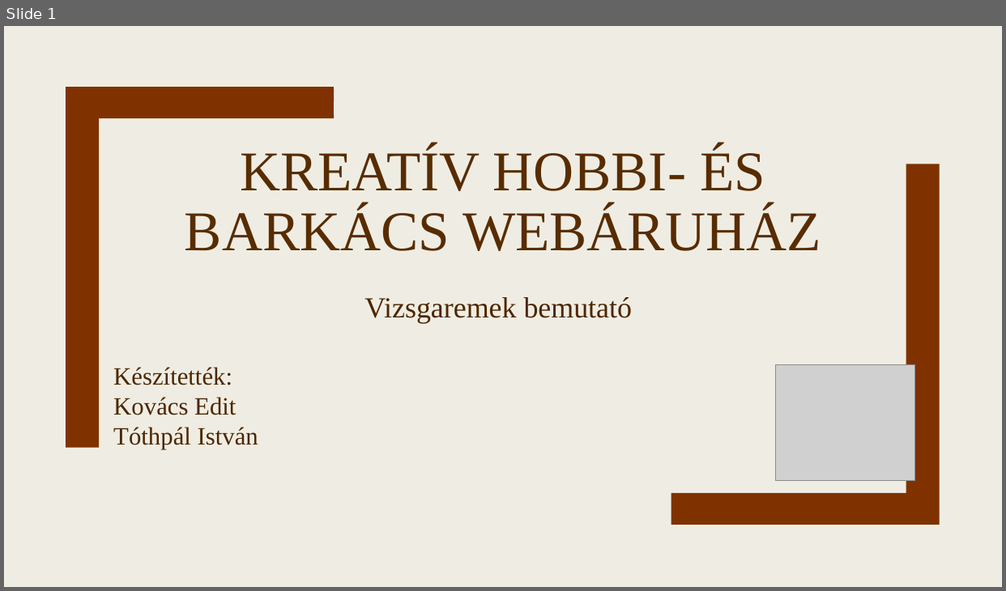
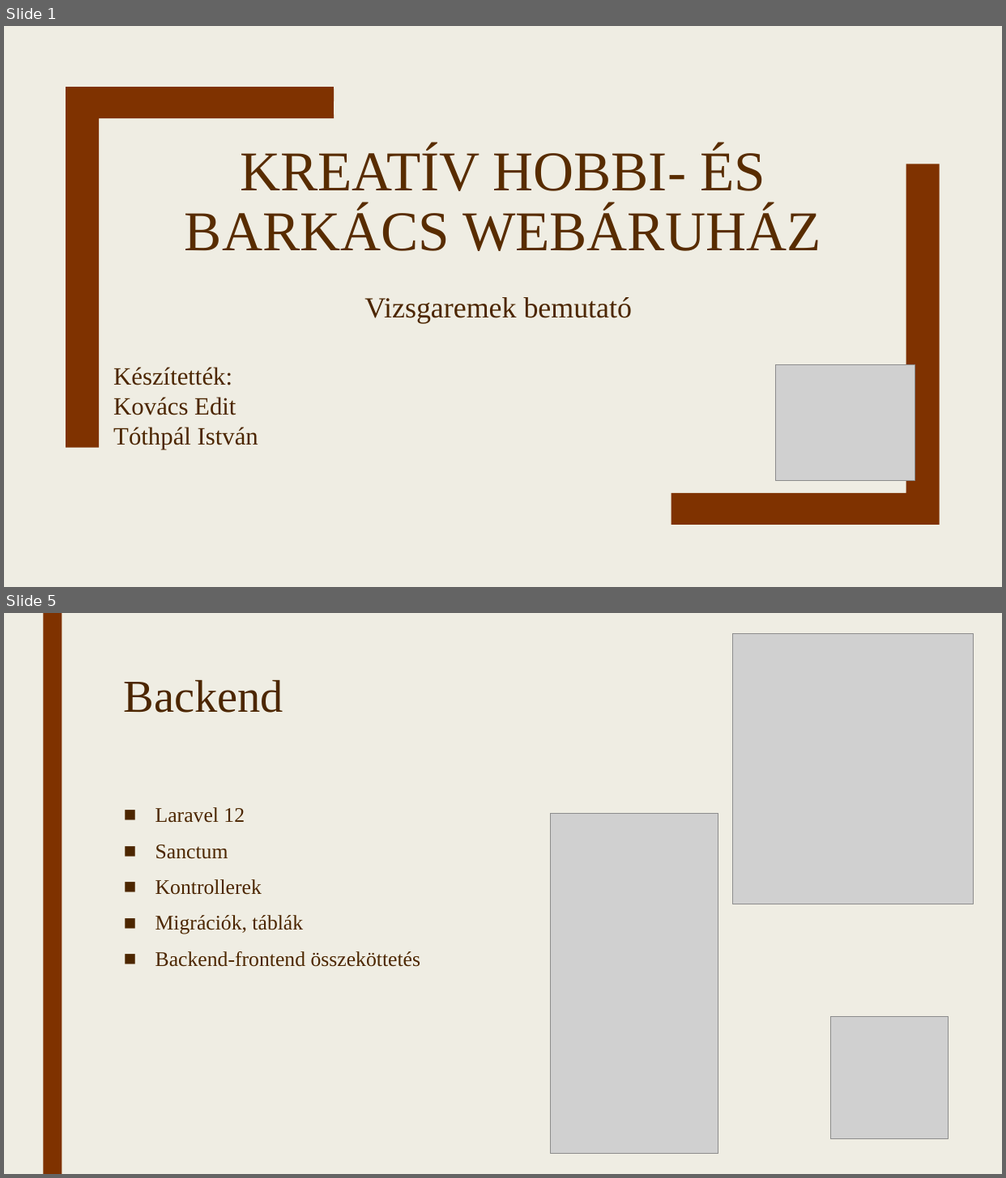
Before and after one commit to TothpalIstvano/13_S1_4_vizsgaremek, a slide deck: Fájlok/Bemutató.pptx. Shown one above the other, each under a label of ours: slide 1 before the commit, slides 1 and 5 after it; the slides between them are not shown. The pictures are 1006x591 and 1006x1178 pixels, drawn with LibreOffice and Linux fonts; fonts in the diff are those of the drawing; grey boxes stand for pictures. Boxes give left, top, right and bottom in pixels: in the first picture for what was removed or moved away, otherwise in the second. Text is boxed around its words. In the diff, an @@ line names an element or a change of style, - is before the commit and + after.

```diff
--- a/Fájlok/Bemutató.pptx
+++ b/Fájlok/Bemutató.pptx
@@ slide 5 added at [4,613,1002,1174], background #EFEDE3 @@
@@ rectangle added at [43,613,62,1174], fill #7F3200 @@
@@ picture added at [733,634,973,905] @@
@@ title added at [124,680,283,713], 44 pt, text #4C2600 @@
+Backend
@@ text added at [155,807,421,967], 20 pt, text #4C2600 @@
+■ Laravel 12
+■ Sanctum
+■ Kontrollerek
+■ Migrációk, táblák
+■ Backend-frontend összeköttetés
@@ picture added at [551,814,718,1154] @@
@@ picture added at [831,1016,948,1139] @@
```
Also in this commit, not shown: 7 slides changed, 2 other slides added, 2 slides removed, 1 other file.
